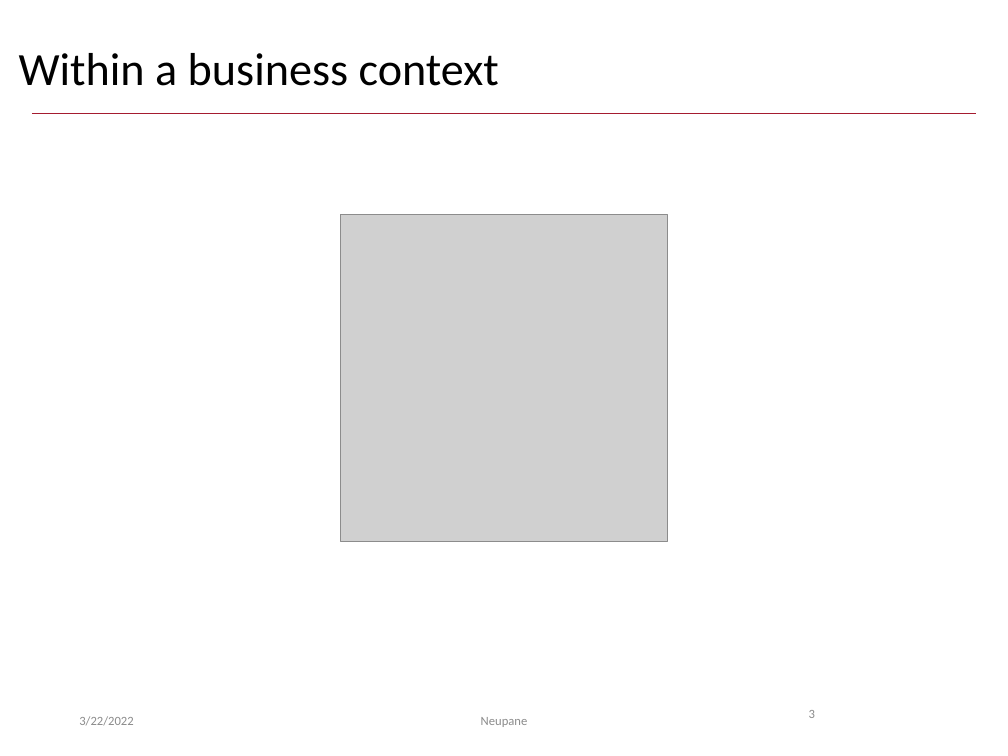
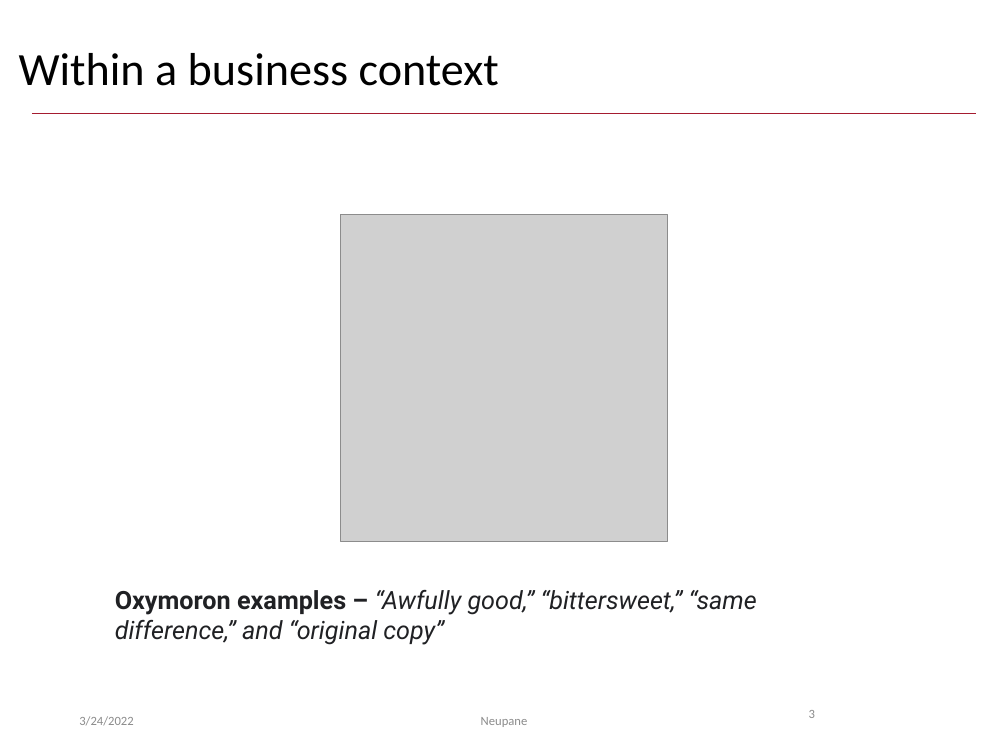
Before and after one commit to BikalpaN/Text-Mining-NLP, a slide deck: slide 3 of Lessons/class5C/Class7C_Ethics.pptx. Drawn at 1008x756 pixels with LibreOffice and Linux fonts; fonts in the diff are those of the drawing; grey boxes stand for pictures. Boxes give left, top, right and bottom in pixels: in the first picture for what was removed or moved away, otherwise in the second. Text is boxed around its words. In the diff, an @@ line names an element or a change of style, - is before the commit and + after.

```diff
--- a/Lessons/class5C/Class7C_Ethics.pptx
+++ b/Lessons/class5C/Class7C_Ethics.pptx
@@ text added at (115, 590, 757, 645), 18 pt, text #202124, italic @@
+Oxymoron examples – “Awfully good,” “bittersweet,” “same difference,” and “original copy”
@@ text at (79, 716, 133, 726): text changed @@
-3/22/2022
+3/24/2022
```
Also in this commit, not shown: 35 other slides changed, 11 other files.
